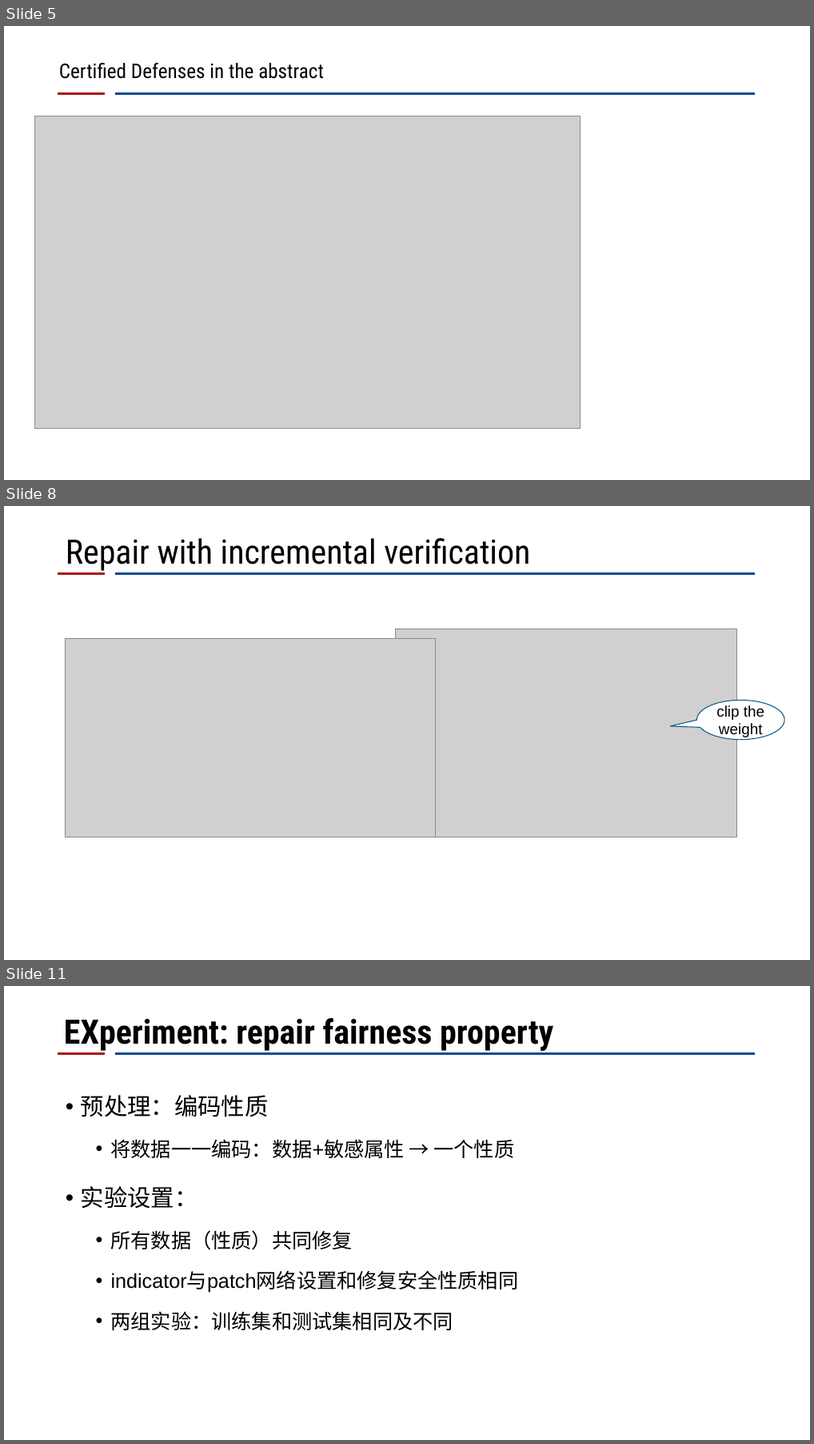
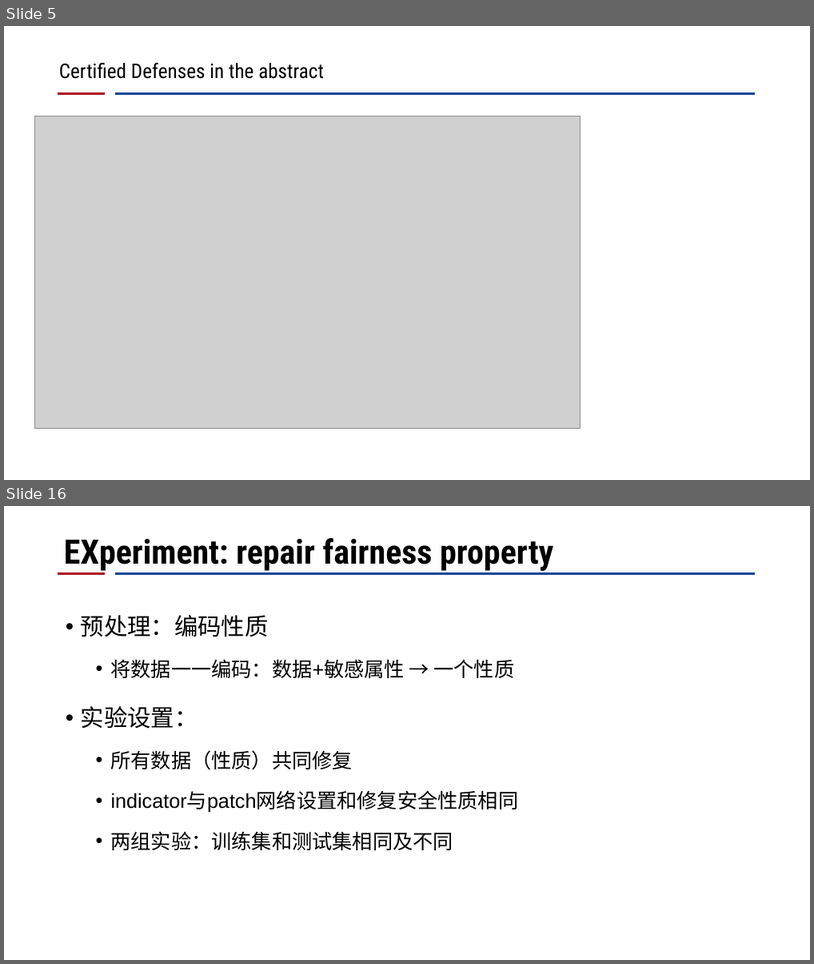
Before and after one commit to CRhapsody/Presentation_Slides, a slide deck: certified defense.pptx. Shown one above the other, each under a label of ours: slides 5, 8 and 11 before the commit, slides 5 and 16 after it; the slides between them are not shown. The pictures are 814x1444 and 814x964 pixels, drawn with LibreOffice and Linux fonts; fonts in the diff are those of the drawing; grey boxes stand for pictures; background and template pictures are left out. Boxes give left, top, right and bottom in pixels: in the first picture for what was removed or moved away, otherwise in the second. Text is boxed around its words. In the diff, an @@ line names an element or a change of style, - is before the commit and + after.

```diff
--- a/certified defense.pptx
+++ b/certified defense.pptx
@@ slide 8 removed at [4, 506, 810, 960], background #FFFFFF; not listed: 2 template elements that a slide beside it also shows @@
@@ title removed at [66, 538, 530, 571] @@
-Repair with incremental verification
@@ picture removed at [65, 638, 435, 836] @@
@@ picture removed at [395, 629, 738, 836] @@
@@ speech bubble removed at [698, 700, 785, 740] @@
-clip the weight
@@ what was slide 11 is now slide 16 @@
```
Also in this commit, not shown: 4 slides changed, 8 slides added, 2 other slides removed.
